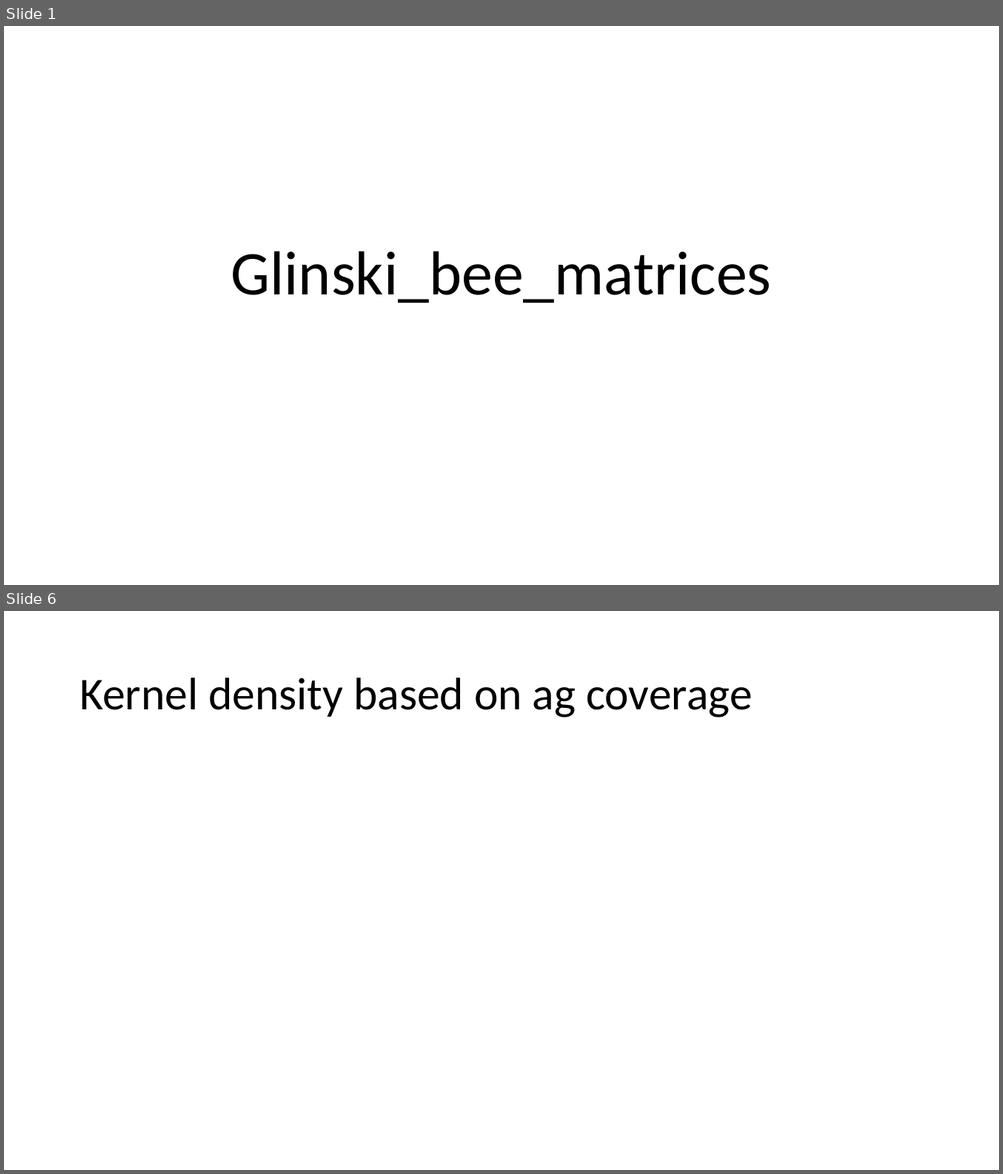
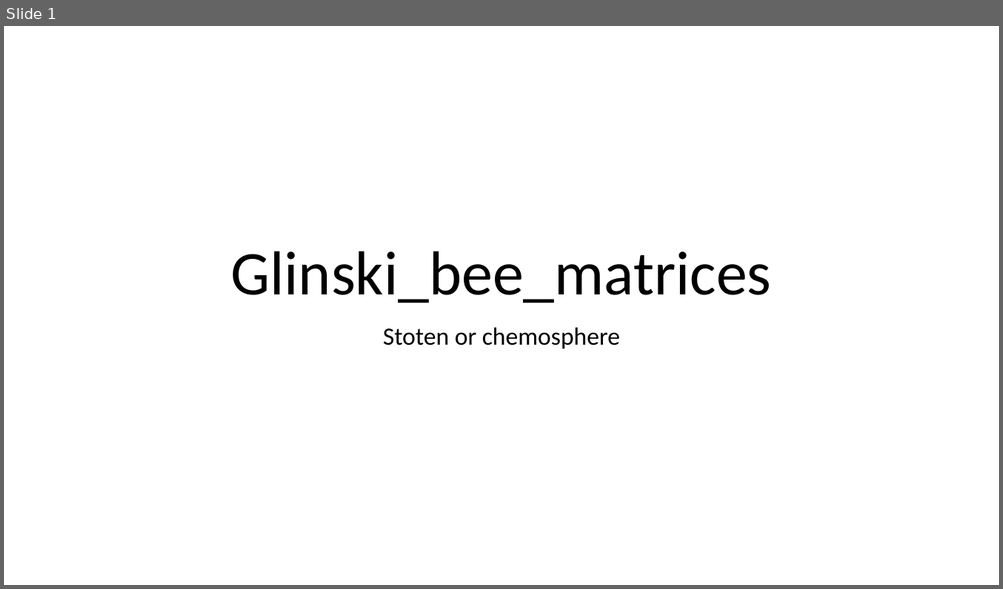
Before and after one commit to bee-modeling/glinski_bee_matrices, a slide deck: pptx/glinski_bee_matrices.pptx. Shown one above the other, each under a label of ours: slides 1 and 6 before the commit, slide 1 after it; the slides between them are not shown. The pictures are 1003x1174 and 1003x589 pixels, drawn with LibreOffice and Linux fonts; fonts in the diff are those of the drawing. Boxes give left, top, right and bottom in pixels: in the first picture for what was removed or moved away, otherwise in the second. Text is boxed around its words. In the diff, an @@ line names an element or a change of style, - is before the commit and + after.

```diff
--- a/pptx/glinski_bee_matrices.pptx
+++ b/pptx/glinski_bee_matrices.pptx
@@ slide 6 removed at (4,611,999,1170), background #FFFFFF @@
@@ title removed at (79,678,752,718) @@
-Kernel density based on ag coverage
@@ slide 1 changed as well @@
@@ subtitle added at (383,327,620,349), 24 pt, text #000000 @@
+Stoten or chemosphere
```
Also in this commit, not shown: 2 other slides changed, 4 slides added, 2 other slides removed, 4 other files.
